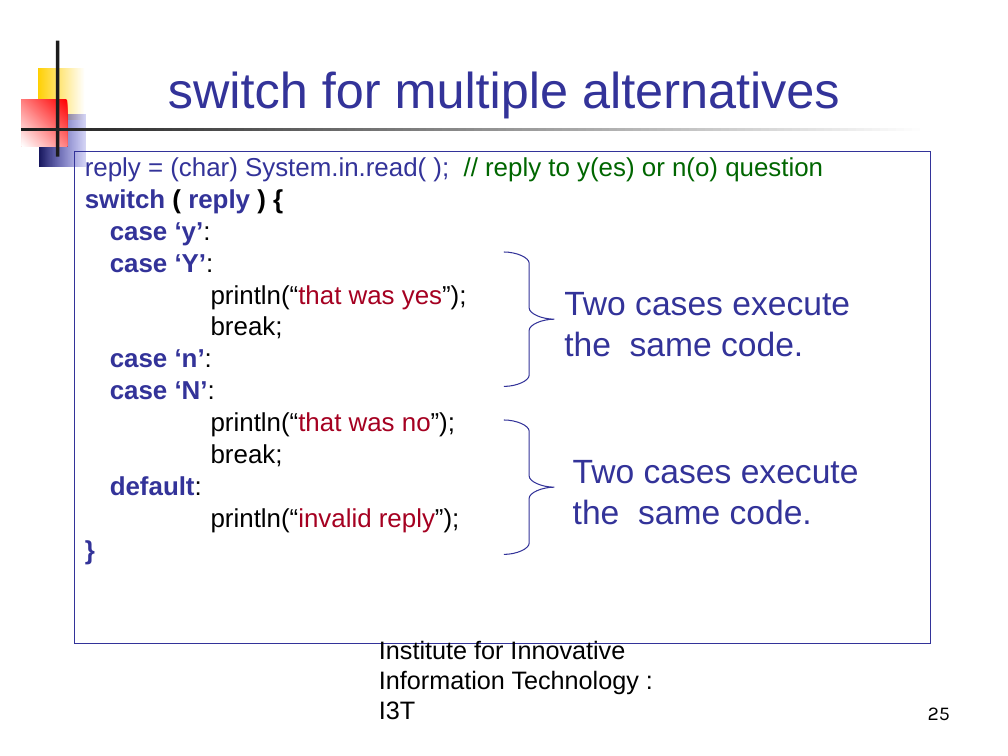
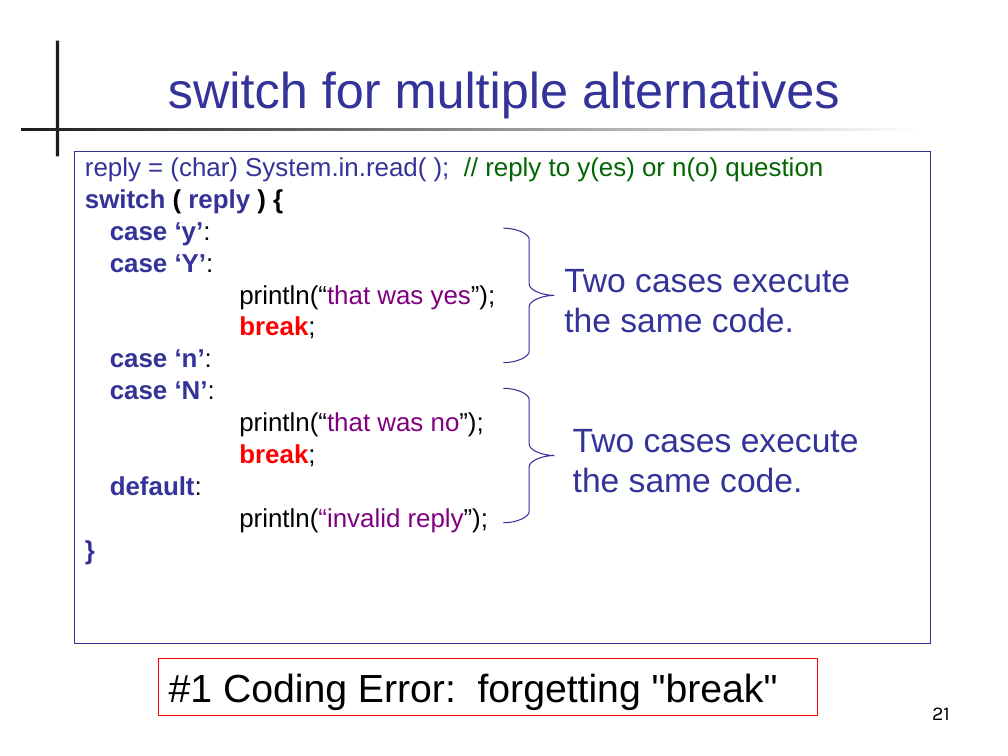
Before and after one commit to skeoop/skeoop.github.io, a slide deck: slide 21 of java-basics/10-Conditional2.ppt (slide 25 before the commit). Drawn at 1008x756 pixels with LibreOffice and Linux fonts; fonts in the diff are those of the drawing. Boxes give left, top, right and bottom in pixels: in the first picture for what was removed or moved away, otherwise in the second. Text is boxed around its words. In the diff, an @@ line names an element or a change of style, - is before the commit and + after.

```diff
--- a/java-basics/10-Conditional2.ppt
+++ b/java-basics/10-Conditional2.ppt
@@ rectangle removed at [37,68,85,120] @@
@@ rectangle removed at [22,100,68,146] @@
@@ rectangle removed at [39,115,85,167] @@
@@ freeform shape: place and size @@
-freeform shape at [504,252,554,386]
+freeform shape at [504,228,554,362]
@@ text "Two cases execute the same ...": place and size @@
-text "Two cases execute the same ..." at [564,292,850,357]
+text "Two cases execute the same ..." at [564,269,850,333]
@@ text at [239,285,496,533]: text colour #A50021 to #800080 in "println(“that was yes”);", "println(“that was no”);", "println(“invalid reply”);"; text colour #000000 to #FF0000, bold on in "break;", "break;"; text colour #000000 to #800080 in "println(“invalid" @@
@@ freeform shape: place and size @@
-freeform shape at [504,420,554,554]
+freeform shape at [504,388,554,522]
@@ text "Two cases execute the same ...": place and size @@
-text "Two cases execute the same ..." at [573,460,859,525]
+text "Two cases execute the same ..." at [573,429,859,493]
@@ rectangle added at [158,658,816,716], outline #FF0000 0.74 pt, 28 pt, text #000000 @@
+#1 Coding Error: forgetting "break"
@@ text removed at [379,640,639,720] @@
-Institute for Innovative Information Technology : I3T
@@ page number at [932,707,950,720]: text changed @@
-25
+21
```
Also in this commit, not shown: 21 other slides changed, 3 slides added, 8 slides removed, 14 other files.
